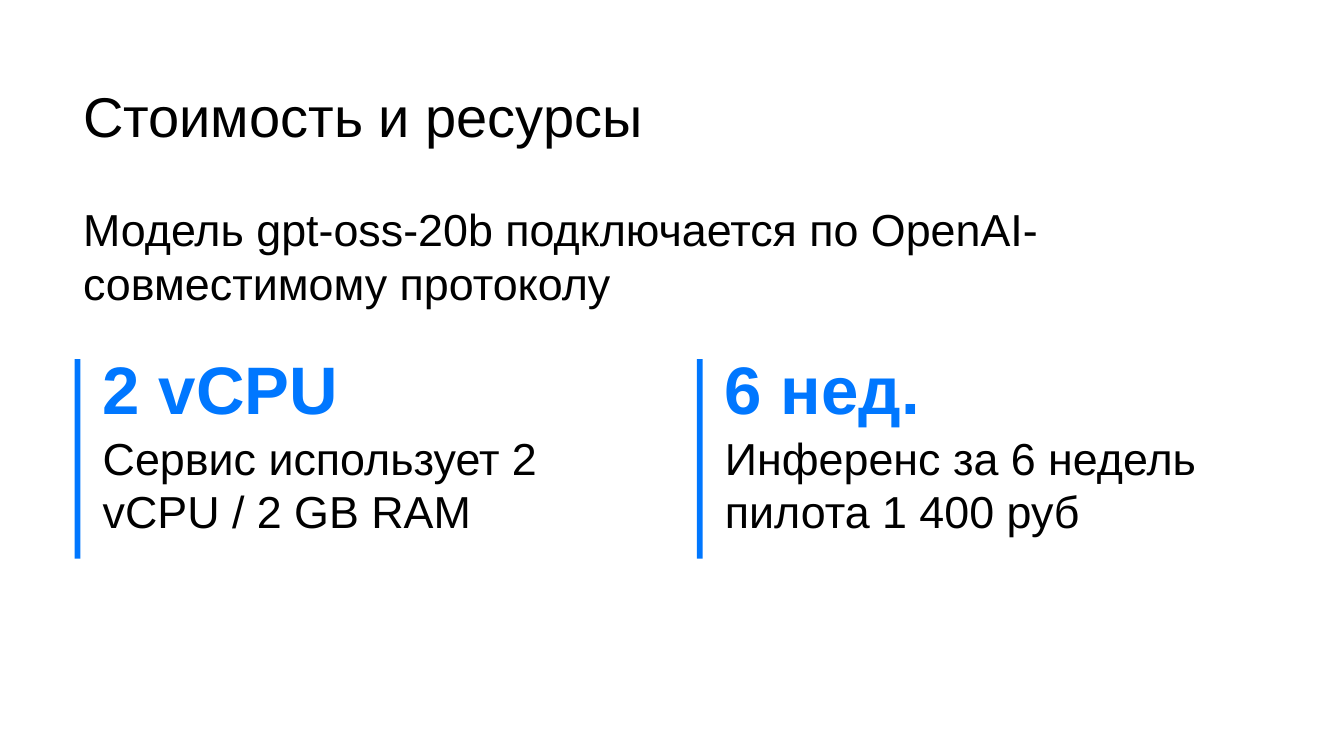
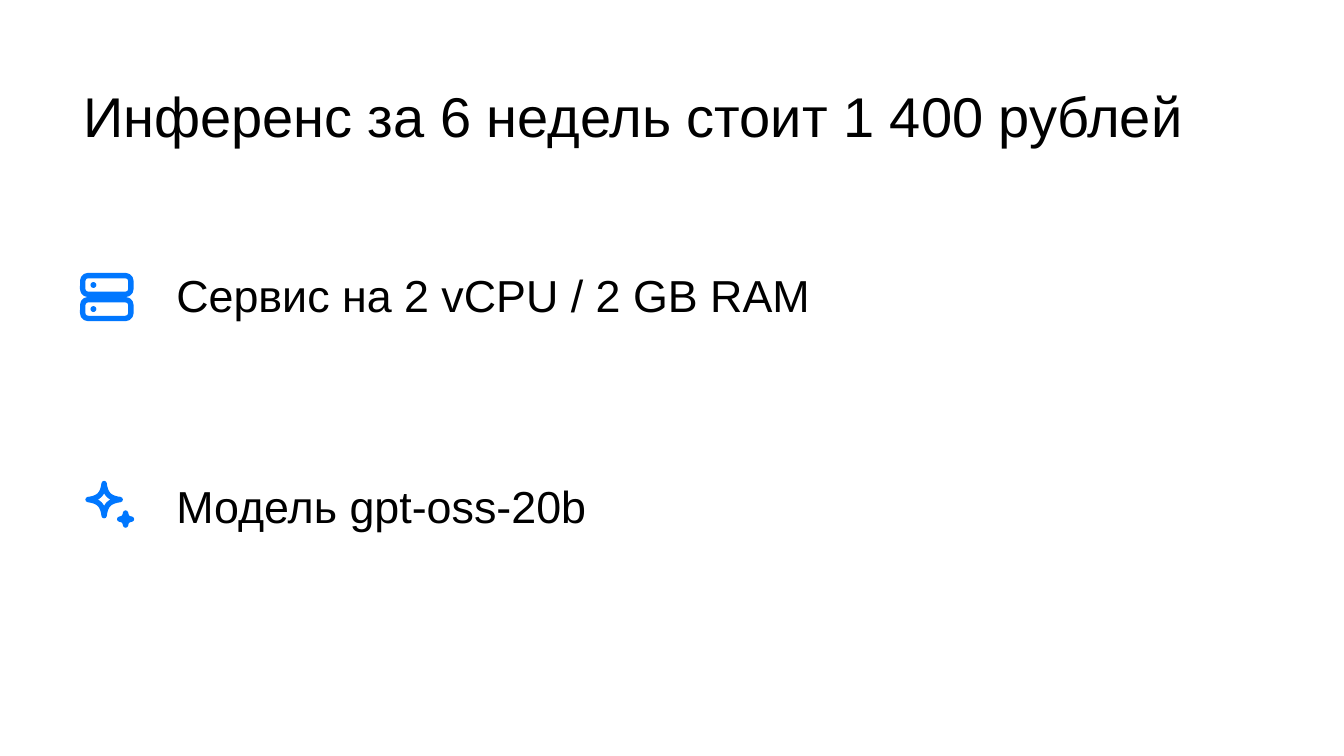
Before and after one commit to DiFoxenGit/-VKTechHackathon, a slide deck: slide 8 of samples/Шаблон_презентации_VK_Education__classic.pptx. Drawn at 1344x756 pixels with LibreOffice and Linux fonts; fonts in the diff are those of the drawing. Boxes give left, top, right and bottom in pixels: in the first picture for what was removed or moved away, otherwise in the second. Text is boxed around its words. In the diff, an @@ line names an element or a change of style, - is before the commit and + after.

```diff
--- a/samples/Шаблон_презентации_VK_Education__classic.pptx
+++ b/samples/Шаблон_презентации_VK_Education__classic.pptx
@@ text at box(83, 95, 1182, 147): text changed @@
-Стоимость и ресурсы
+Инференс за 6 недель стоит 1 400 рублей
@@ text at box(176, 280, 810, 321): text changed @@
-2 vCPU
-Сервис использует 2 vCPU / 2 GB RAM
+Сервис на 2 vCPU / 2 GB RAM
@@ group added at box(83, 275, 131, 319): 2 rounded rectangles, 2 ellipses @@
@@ rectangle removed at box(75, 359, 81, 559) @@
@@ rectangle removed at box(697, 359, 703, 559) @@
@@ text removed at box(725, 367, 1196, 537) @@
-6 нед.
-Инференс за 6 недель пилота 1 400 руб
@@ freeform shape added at box(88, 484, 120, 516), outline #0077FF 3.82 pt @@
@@ text at box(176, 490, 587, 532): text changed @@
-Модель gpt-oss-20b подключается по OpenAI-совместимому протоколу
+Модель gpt-oss-20b
@@ freeform shape added at box(120, 513, 132, 525), outline #0077FF 3.82 pt @@
```
Also in this commit, not shown: 2 other slides changed, 9 slides added, 9 slides removed, 21 other files.
